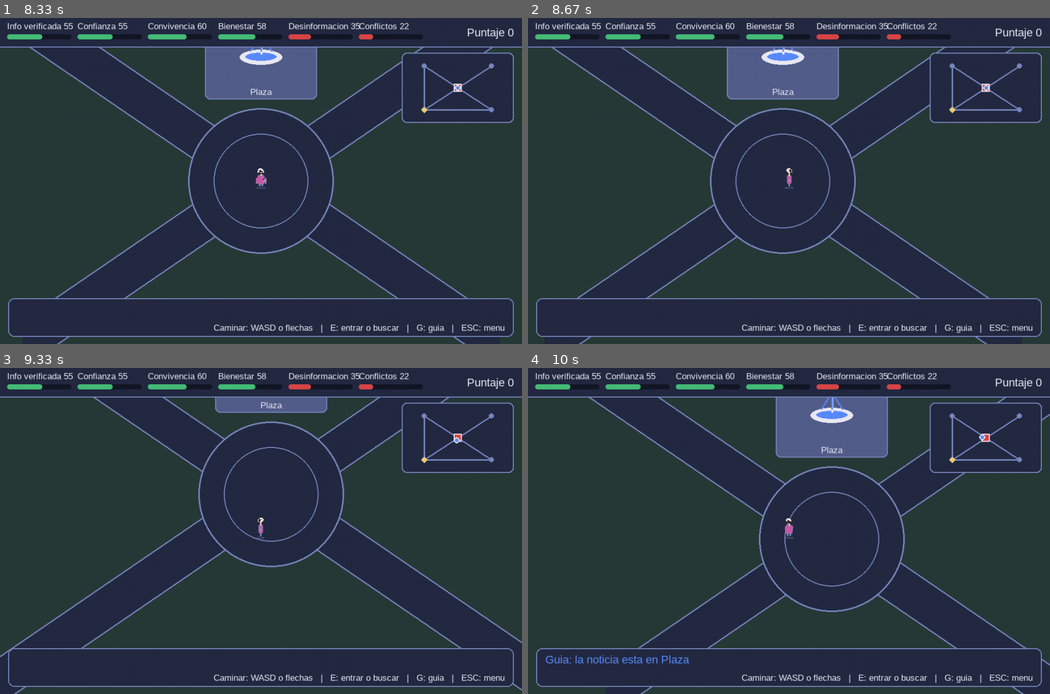
Above: before the commit, frames 1-4 (two rows, left to right).
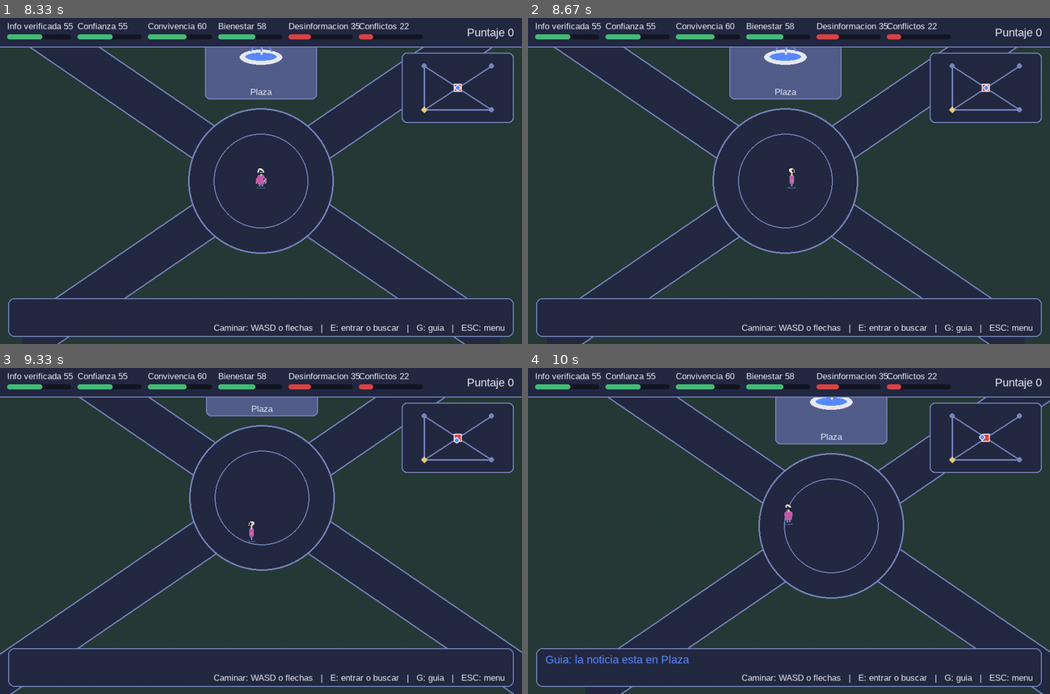
Above: after the commit, the same moments.

Repository: Jsvarela/POST-TRUTH
Game: pygame game, started from src/main.py
The game is run twice, just before and just after one commit, with the same random seed, the same clock (stepped at 60 frames per second) and the same inputs.
Inputs (mouse positions are in pixels of both pictures, inside the frame that each line leads up to):
- Up to frame 1 (8.33 s): tap I at 0.33 s; hold D 0.67-1.13 s; move the mouse to (428, 171) at 0.7 s; hold W 1.17-1.47 s; hold A 2-2.53 s; hold S 2.57-2.87 s; hold W 3.33-3.7 s; hold D 3.73-4.37 s; hold S 4.4-4.77 s; hold A 4.8-5.27 s; hold D 5.3-5.77 s; hold W 5.8-6.1 s; tap F at 6.13 s; hold D 6.47-6.93 s; move the mouse to (261, 220) at 6.97 s; click (261, 220) at 7.02 s; hold A 7.3-7.83 s; move the mouse to (245, 125) at 7.33 s; click "3. Influencer" at 7.92 s; tap 1 at 8.2 s
- Up to frame 2 (8.67 s): tap Right at 8.53 s
- Up to frame 3 (9.33 s): hold S 8.87-9.17 s; hold A from 9.2 s (still down)
- Up to frame 4 (10 s): tap G at 9.35 s; release A at 9.6 s; hold W from 9.63 s (still down)

Frame 1 is identical in both runs. In frame 2, 3.7% of the frame differs, in the area x 4-94%, y 9-100%; in frame 3, 4.5%; in frame 4, 5.1%, in the area x 11-100%, y 9-100%.

Commit message:
Mundo: camara con suavizado exponencial (igual a 30 y 60 FPS) que salta al entrar

Diff:
--- a/src/post_truth/controllers/mundo_state.py
+++ b/src/post_truth/controllers/mundo_state.py
@@ -26,7 +26,7 @@
 from post_truth.sesion import PartidaSesion
 from post_truth.structures.grafo_ciudad import GrafoCiudad
 from post_truth.structures.grafo_social import GrafoSocial
-from post_truth.views.mundo_view import EstadoMundo, dibujar_mundo
+from post_truth.views.mundo_view import Camara, EstadoMundo, dibujar_mundo
 
 # tecla -> (dx, dy)
 DIRECCIONES = {
@@ -45,6 +45,7 @@
         self.aviso, self._t_aviso = "", 0.0
         self.guia = False
         self.animacion = AnimacionPersonaje()
+        self.camara = Camara(self.mundo.jugador)
 
     # --- partida ------------------------------------------------------------------------
     @property
@@ -69,6 +70,7 @@
             self.sesion.llegar(self.jugador_id, self.mundo.ultima_plaza)
             self.guia = False
             self.animacion = AnimacionPersonaje()
+        self.camara.saltar(self.mundo.jugador)
         self.presionadas.clear()       # al volver de un lugar no queda ninguna tecla "pegada"
         self.aviso, self._t_aviso = "", 0.0
 
@@ -130,6 +132,7 @@
         antes = self.mundo.jugador
         self.mundo.mover(dx, dy, dt, self._llegar)   # sin direccion no se mueve
         self.animacion.actualizar(dx, dy, math.dist(antes, self.mundo.jugador), dt)
+        self.camara.seguir(self.mundo.jugador, dt)
         self._t_aviso = max(0.0, self._t_aviso - dt)
         if self._t_aviso == 0:
             self.aviso = ""
@@ -142,7 +145,7 @@
             noticia=s.zona_noticia, evidencias=inv.lugares_pendientes() - {s.zona_noticia},
             accion=self.accion_disponible(),
             indicadores=s.ciudad.as_display_rows(), guia=ruta.zonas if ruta else (), aviso=self.aviso,
-            personaje=self.personaje, animacion=self.animacion)
+            personaje=self.personaje, animacion=self.animacion, centro_camara=self.camara.centro)
 
     def draw(self, pantalla: pygame.Surface) -> None:
         dibujar_mundo(pantalla, self.app.fuentes, self.app.temas.actual, self.mundo, self.estado_vista())
--- a/src/post_truth/views/mundo_view.py
+++ b/src/post_truth/views/mundo_view.py
@@ -4,6 +4,7 @@
 El mundo (data/mundo.json) es mas grande que la pantalla: se ve una ventana de ANCHO/ESCALA x ALTO/ESCALA
 pixeles del mundo alrededor del jugador, y la camara se detiene en los bordes del mundo.
 """
+import math
 from dataclasses import dataclass, field
 
 import pygame
@@ -34,12 +35,33 @@
     guia: tuple[str, ...] = ()                 # ruta de plazas hacia la noticia (vacia: guia apagada)
     aviso: str = ""
     personaje: Personaje = Personaje(Role.CITIZEN, Genero.MUJER)
+    centro_camara: tuple[float, float] | None = None   # centro suavizado (Camara); None = sobre el jugador
     animacion: AnimacionPersonaje = field(default_factory=AnimacionPersonaje)
 
 
-def camara(mundo: MundoCiudad, ancho: int = ANCHO, alto: int = ALTO) -> tuple[float, float]:
-    """Esquina superior izquierda (en pixeles del mundo) de lo que se ve: centrada en el jugador y sin salirse
-    del mundo. Si el mundo es mas chico que la pantalla en un eje, se centra en ese eje."""
+class Camara:
+    """Centro de la vista que persigue al jugador con amortiguacion exponencial: cada cuadro recorre la fraccion
+    1 - e^(-SUAVIDAD * dt) de lo que le falta. Como la fraccion depende de dt y no del numero de cuadros, la
+    camara llega igual a 30 y a 60 FPS (es la solucion exacta de x' = SUAVIDAD * (objetivo - x))."""
+    SUAVIDAD = 8.0   # 1/s: a los ~0.3 s ya recorrio el 90% del camino
+
+    def __init__(self, centro: tuple[float, float] = (0.0, 0.0)) -> None:
+        self.centro = centro
+
+    def saltar(self, objetivo: tuple[float, float]) -> None:
+        """Sin transicion: al empezar una partida o al volver de un lugar la camara no "viaja" por el mapa."""
+        self.centro = objetivo
+
+    def seguir(self, objetivo: tuple[float, float], dt: float) -> None:
+        f = 1 - math.exp(-self.SUAVIDAD * max(0.0, dt))
+        self.centro = (self.centro[0] + (objetivo[0] - self.centro[0]) * f,
+                       self.centro[1] + (objetivo[1] - self.centro[1]) * f)
+
+
+def camara(mundo: MundoCiudad, ancho: int = ANCHO, alto: int = ALTO,
+           centro: tuple[float, float] | None = None) -> tuple[float, float]:
+    """Esquina superior izquierda (en pixeles del mundo) de lo que se ve: centrada en `centro` (por defecto el
+    jugador) y sin salirse del mundo. Si el mundo es mas chico que la pantalla en un eje, se centra en ese eje."""
     vista_w, vista_h = ancho / ESCALA, alto / ESCALA
     mundo_w, mundo_h = mundo.tamano
 
@@ -47,7 +69,8 @@
         if total <= vista:
             return (total - vista) / 2
         return min(max(jugador - vista / 2, 0.0), total - vista)
-    return eje(mundo.jugador[0], vista_w, mundo_w), eje(mundo.jugador[1], vista_h, mundo_h)
+    cx, cy = centro if centro is not None else mundo.jugador
+    return eje(cx, vista_w, mundo_w), eje(cy, vista_h, mundo_h)
 
 
 def a_pantalla(p: tuple[float, float], cam: tuple[float, float]) -> tuple[int, int]:
@@ -57,7 +80,7 @@
 def dibujar_mundo(pantalla: pygame.Surface, fuentes: Fuentes, tema: Tema, mundo: MundoCiudad,
                   estado: EstadoMundo | None = None, arte: ArteFormas = ARTE_FORMAS) -> None:
     estado = estado or EstadoMundo()
-    cam = camara(mundo, *pantalla.get_size())
+    cam = camara(mundo, *pantalla.get_size(), estado.centro_camara)
     arte.suelo(pantalla, tema)
     for c in mundo.calles:
         arte.calle(pantalla, tema, a_pantalla(mundo.plazas[c.desde].pos, cam), a_pantalla(mundo.plazas[c.hasta].pos, cam),
--- a/tests/test_mundo.py
+++ b/tests/test_mundo.py
@@ -391,6 +391,42 @@
             m.jugador = e.entrada
             x, y = camara(m)
             self.assertTrue(0 <= x <= m.tamano[0] - vista[0] and 0 <= y <= m.tamano[1] - vista[1], e.zona)
+
+    def test_la_camara_suave_va_detras_del_jugador_y_lo_alcanza(self) -> None:
+        cam, m = self.estado.camara, self.estado.mundo
+        self.assertEqual(cam.centro, m.jugador)                          # al entrar salta al jugador
+        self.tecla(self.pygame.K_d)
+        self.correr(0.5)
+        self.assertLess(cam.centro[0], m.jugador[0])                     # va detras...
+        self.assertGreater(cam.centro[0], m.aparicion[0])                # ...pero lo sigue
+        self.tecla(self.pygame.K_d, self.pygame.KEYUP)
+        self.correr(1.5)
+        self.assertAlmostEqual(cam.centro[0], m.jugador[0], delta=1)     # quieto: lo alcanza
+
+    def test_la_camara_suave_es_igual_a_30_y_60_fps(self) -> None:
+        from post_truth.views.mundo_view import Camara
+        finales = []
+        for fps in (30, 60):
+            c = Camara((0.0, 0.0))
+            for _ in range(fps // 2):
+                c.seguir((300.0, -120.0), 1 / fps)
+            finales.append(c.centro)
+        self.assertAlmostEqual(finales[0][0], finales[1][0], places=6)
+        self.assertAlmostEqual(finales[0][1], finales[1][1], places=6)
+
+    def test_la_camara_suave_tampoco_se_sale_del_mundo(self) -> None:
+        from post_truth.config import ALTO, ANCHO, ESCALA
+        from post_truth.views.mundo_view import camara
+        m = self.estado.mundo
+        x, y = camara(m, centro=(-500.0, 99999.0))
+        self.assertEqual((x, y), (0.0, m.tamano[1] - ALTO / ESCALA))
+
+    def test_al_volver_de_un_lugar_la_camara_salta_sin_viajar(self) -> None:
+        m = self.estado.mundo
+        self.estado.camara.saltar((0.0, 0.0))
+        m.jugador = next(e.entrada for e in m.edificios)
+        self.estado.al_entrar()                                          # como al salir del interior
+        self.assertEqual(self.estado.camara.centro, m.jugador)
 
     def test_se_dibuja_en_los_3_temas_cerca_de_cada_lugar(self) -> None:
         imagenes = set()
